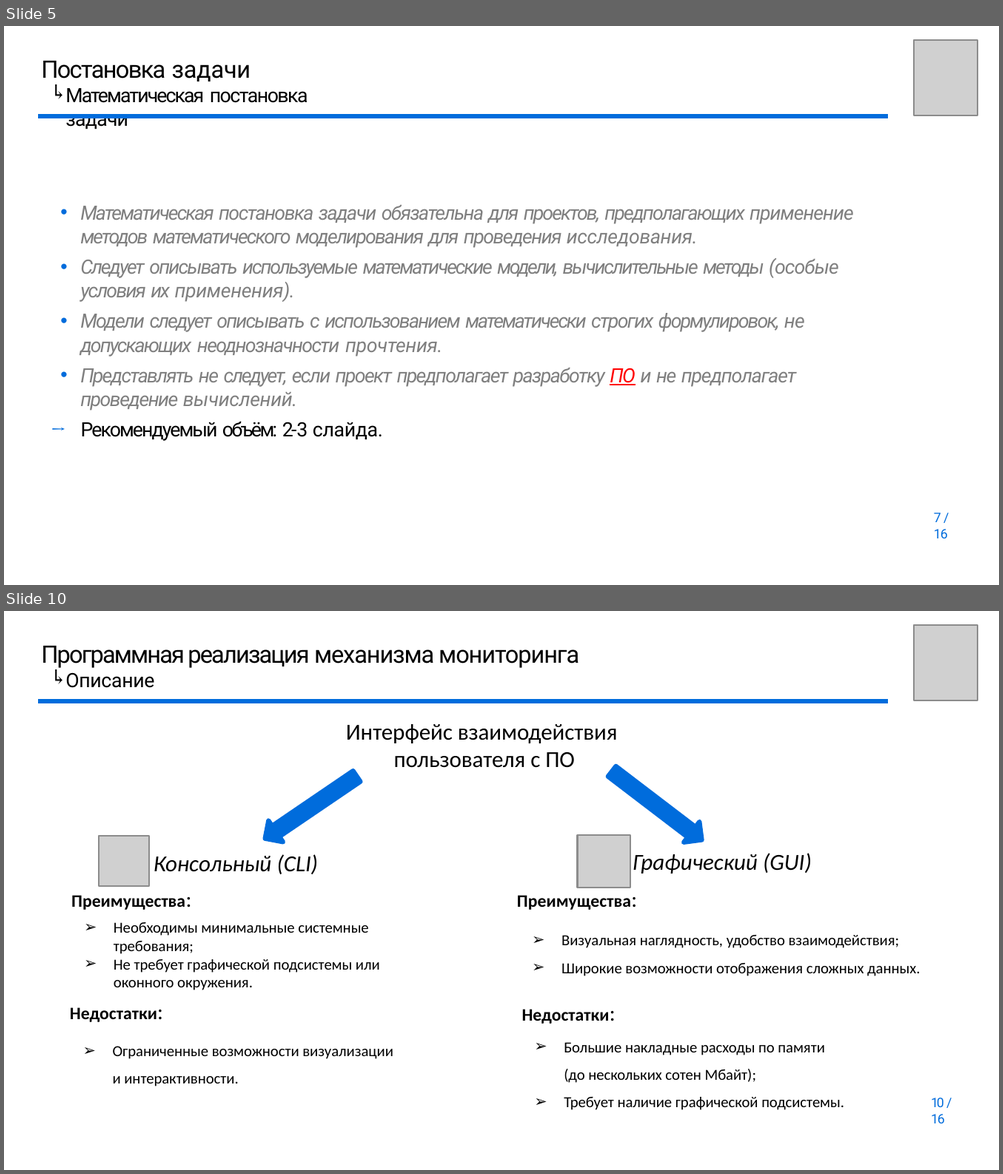
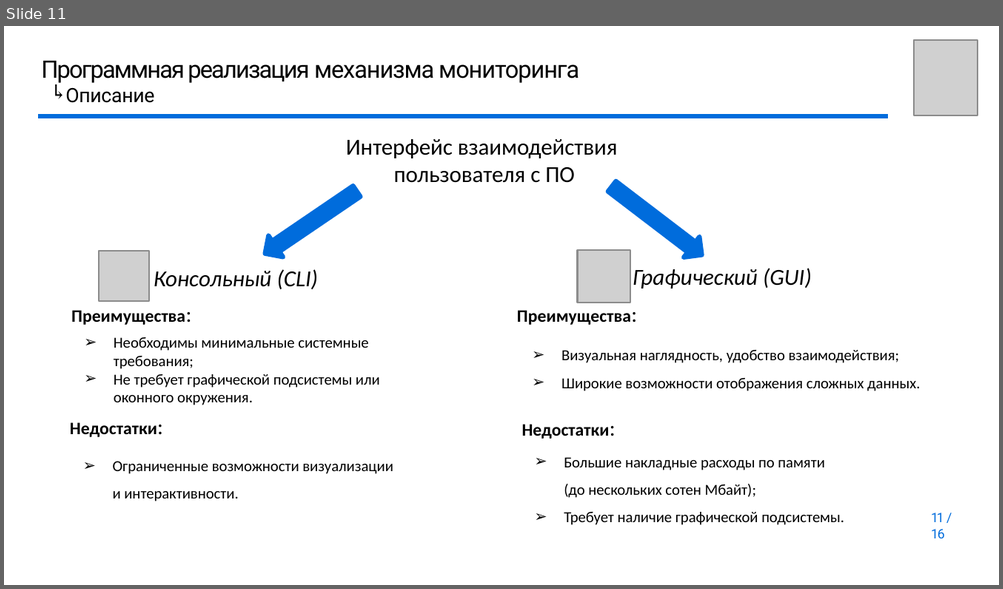
Before and after one commit to youngB0rrov/bmstu_doc, a slide deck: Master/Diploma/presentation/Презентация.pptx. Shown one above the other, each under a label of ours: slides 5 and 10 before the commit, slide 11 after it; the slides between them are not shown. The pictures are 1003x1174 and 1003x589 pixels, drawn with LibreOffice and Linux fonts; fonts in the diff are those of the drawing; grey boxes stand for pictures; background and template pictures are left out. Boxes give left, top, right and bottom in pixels: in the first picture for what was removed or moved away, otherwise in the second. Text is boxed around its words. In the diff, an @@ line names an element or a change of style, - is before the commit and + after.

```diff
--- a/Master/Diploma/presentation/Презентация.pptx
+++ b/Master/Diploma/presentation/Презентация.pptx
@@ slide 5 removed at (4, 26, 999, 585), background #FFFFFF @@
@@ picture removed at (913, 40, 976, 116) @@
@@ title removed at (41, 61, 308, 129) @@
-Постановка задачи
-Математическая постановка задачи
@@ text removed at (45, 82, 67, 100) @@
-↰
@@ freeform shape removed at (39, 116, 887, 116) @@
@@ text removed at (80, 205, 853, 441) @@
-• Математическая постановка задачи обязательна для проектов, предполагающих применение методов математического моделирования для проведения исследования.
-• Следует описывать используемые математические модели, вычислительные методы (особые условия их применения).
-• Модели следует описывать с использованием математически строгих формулировок, не допускающих неоднозначности прочтения.
-• Представлять не следует, если проект предполагает разработку ПО и не предполагает проведение вычислений.
-→ Рекомендуемый объём: 2-3 cлайда.
@@ text removed at (933, 513, 948, 539) @@
-7 / 16
@@ what was slide 10 is now slide 11 @@
@@ page number at (930, 513, 945, 539): text changed @@
-10 / 16
+11 / 16
```
Also in this commit, not shown: 5 slides changed, 5 slides added, 3 other slides removed, 4 other files.
